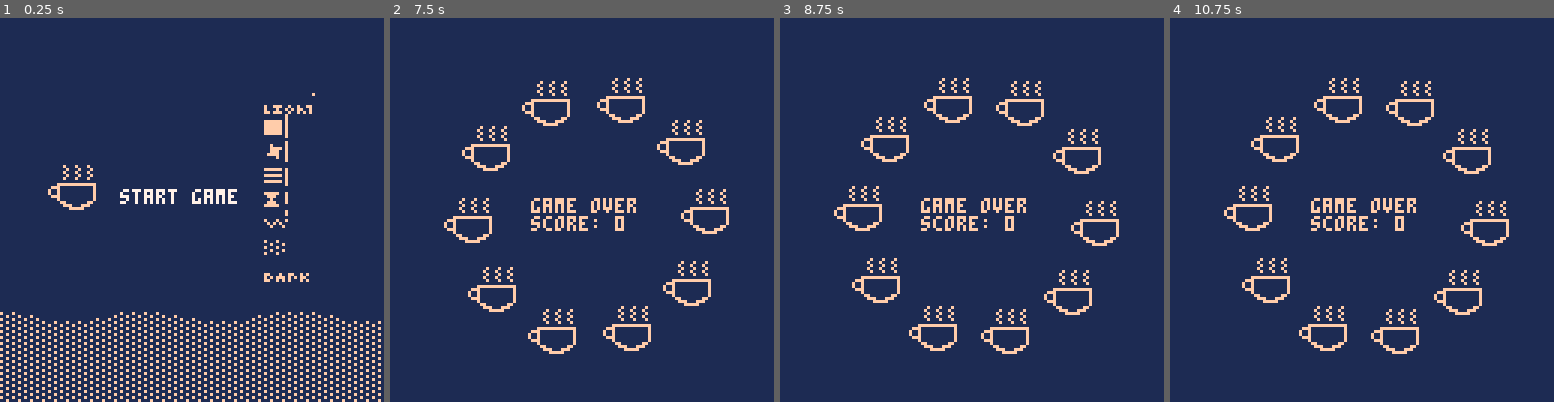
Above: before the commit, frames 1-4 (left to right).
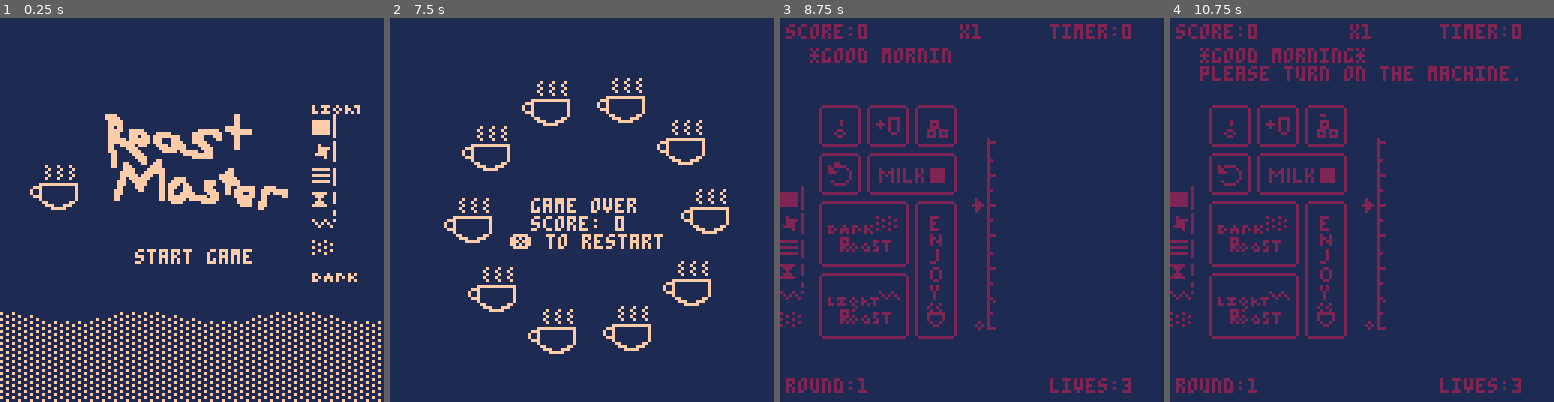
Above: after the commit, the same moments.

Repository: ianquill/brewbyte
Game: PICO-8 cartridge coffee_v09.p8
Same seed, same stepped clock (60 frames per second), same inputs: the game is played once before the commit and once after it.
Inputs:
- Up to frame 1 (0.25 s): no input
- Up to frame 2 (7.5 s): tap X (X key) at 0.33, 1.07, 1.85, 2.97, 4.08, 5.2, 6.32, 7.43 s; hold Right 1.6-2.1 s; hold Up 2.15-2.42 s; hold Right 2.47-3.03 s; hold Left 3.08-3.58 s; hold Down 3.63-3.97 s; hold Right 4.02-4.68 s; hold Up 4.73-5.03 s; hold Left 5.08-5.68 s; hold Down 5.73-6.03 s; hold Right 6.08-6.58 s; hold Right 6.63-7.13 s; hold Up 7.18-7.45 s
- Up to frame 3 (8.75 s): hold Right 7.5-8.07 s; hold Left 8.12-8.62 s; tap X (X key) at 8.55 s; hold Down from 8.67 s (still down)
- Up to frame 4 (10.75 s): release Down at 9 s; hold Right 9.05-9.72 s; tap X (X key) at 9.67 s; hold Up 9.77-10.07 s; hold Left 10.12-10.72 s

The runs differ from the first frame. In frame 1, 7.1% of the frame differs, in the area x 7-94%, y 19-69%; in frame 2, 0.7%; in frame 3, 13%; in frame 4, 15%, in the area x 0-92%, y 1-98%.

Commit message:
lydon sfx fixes, main menu created

Diff:
--- a/coffee_v09.p8
+++ b/coffee_v09.p8
@@ -85,10 +85,12 @@
 		machine_on=not machine_on
 		if machine_on==false then
 			music(-1)
+			sfx(30)
 		else
 			music(11)
-		end
-		sfx(32)
+			sfx(32)
+		end
+
 		if gamemode=="game" then
 			dialogue_status="order"
 			order_str="hello, i would like "..tones_str[order]
@@ -532,7 +534,9 @@
 			music(20)
 		end
 	elseif gamemode=="gameover" then
-
+		if btnp(❎) then
+			_init()
+		end
 	end
 
 	if gamemode=="game" then
@@ -678,12 +682,22 @@
 		cls(1)
 		map(16)
 
+		local sprite=85
+		local x=10
+		local y=50
+		if t%4==0 then
+			sprite=83
+		end
+
+		local hillz=sin(time())*2
+
+		spr(sprite,x,y+hillz,2,2)
 
 		for i=1,#main_menu_list do
-			print(main_menu_list[i],40,50+(i*7),7)
+			print(main_menu_list[i],45,70+(i*7),15)
 			--draw indicator next to it
 			if i==main_menu_selection then
-				--circ(40,50+i*7,2)
+				--circ(45,50+i*7,2)
 			end
 		end
 
@@ -696,6 +710,7 @@
 			map(32)
 			print("game over", 47, 60,15)
 			print("score: "..score)
+			print("❎ to restart",40,72)
 
 			--coffee sprite
 			local center=58
@@ -1057,14 +1072,14 @@
 1010101010101010101010101010101000000000000000000000000000000000101010101010101010101010101010100000000000000000000000000000000000000000000000000000000000000000000000000000000000000000000000000000000000000000000000000000000000000000000000000000000000000000
 1010101010101010101010101010101000000000000000000000000000000000101010101010101010101010101010100000000000000000000000000000000000000000000000000000000000000000000000000000000000000000000000000000000000000000000000000000000000000000000000000000000000000000
 1010101010101010101010101010101000000000000000000000000000000000101010101010101010101010101010100000000000000000000000000000000000000000000000000000000000000000000000000000000000000000000000000000000000000000000000000000000000000000000000000000000000000000
-1001020302030238101010101010101000000000000000000000007576770000101010101010101010101010101010100000000000000000000000000000000000000000000000000000000000000000000000000000000000000000000000000000000000000000000000000000000000000000000000000000000000000000
-1011121305130635101010101010101000000000000000000000006200000000101010101010101010101010101010100000000000000000000000000000000000000000000000000000000000000000000000000000000000000000000000000000000000000000000000000000000000000000000000000000000000000000
-10212223222022360d1010101010101000000000000000000000007200000000101010101010101010101010101010100000000000000000000000000000000000000000000000000000000000000000000000000000000000000000000000000000000000000000000000000000000000000000000000000000000000000000
-10110413070860351d1010101010101000005354000000000000004100000000101010101010101010101010101010100000000000000000000000000000000000000000000000000000000000000000000000000000000000000000000000000000000000000000000000000000000000000000000000000000000000000000
-62212220223022362d1010101010101000006364000000000000005100000000101010101010101010101010101010100000000000000000000000000000000000000000000000000000000000000000000000000000000000000000000000000000000000000000000000000000000000000000000000000000000000000000
-7211737471131a353d1010101010101000000000000000000000006100000000101010101010101010101010101010100000000000000000000000000000000000000000000000000000000000000000000000000000000000000000000000000000000000000000000000000000000000000000000000000000000000000000
-4111242526132a350c1010101010101000000000000000000000007100000000101010101010101010101010101010100000000000000000000000000000000000000000000000000000000000000000000000000000000000000000000000000000000000000000000000000000000000000000000000000000000000000000
-5121222222343a351c1010101010101000000000000000000000007374000000101010101010101010101010101010100000000000000000000000000000000000000000000000000000000000000000000000000000000000000000000000000000000000000000000000000000000000000000000000000000000000000000
+1001020302030238101010101010101000000000000000000000000000757600101010101010101010101010101010100000000000000000000000000000000000000000000000000000000000000000000000000000000000000000000000000000000000000000000000000000000000000000000000000000000000000000
+101112130513063510101010101010100000000048494a4b4c4d4e4f00620000101010101010101010101010101010100000000000000000000000000000000000000000000000000000000000000000000000000000000000000000000000000000000000000000000000000000000000000000000000000000000000000000
+10212223222022360d101010101010100000000058595a5b5c5d5e5f00720000101010101010101010101010101010100000000000000000000000000000000000000000000000000000000000000000000000000000000000000000000000000000000000000000000000000000000000000000000000000000000000000000
+10110413070860351d101010101010100000000068696a6b6c6d6e6f00410000101010101010101010101010101010100000000000000000000000000000000000000000000000000000000000000000000000000000000000000000000000000000000000000000000000000000000000000000000000000000000000000000
+62212220223022362d101010101010100070700078797a7b7c7d7e7f00510000101010101010101010101010101010100000000000000000000000000000000000000000000000000000000000000000000000000000000000000000000000000000000000000000000000000000000000000000000000000000000000000000
+7211737471131a353d1010101010101000707000000000000000000000610000101010101010101010101010101010100000000000000000000000000000000000000000000000000000000000000000000000000000000000000000000000000000000000000000000000000000000000000000000000000000000000000000
+4111242526132a350c1010101010101000000000000000000000000000710000101010101010101010101010101010100000000000000000000000000000000000000000000000000000000000000000000000000000000000000000000000000000000000000000000000000000000000000000000000000000000000000000
+5121222222343a351c1010101010101000000000000000000000000000737400101010101010101010101010101010100000000000000000000000000000000000000000000000000000000000000000000000000000000000000000000000000000000000000000000000000000000000000000000000000000000000000000
 6111757650131b352c1010101010101000000000000000000000000000000000101010101010101010101010101010100000000000000000000000000000000000000000000000000000000000000000000000000000000000000000000000000000000000000000000000000000000000000000000000000000000000000000
 7111272829132b353c1010101010101000000000000000000000000000000000101010101010101010101010101010100000000000000000000000000000000000000000000000000000000000000000000000000000000000000000000000000000000000000000000000000000000000000000000000000000000000000000
 1031323232333237101000000000001000000000000000000000000000000000101010101010101010101010101010100000000000000000000000000000000000000000000000000000000000000000000000000000000000000000000000000000000000000000000000000000000000000000000000000000000000000000
Not shown, changed: 32 lines of the sprite sheet (__gfx__) section of coffee_v09.p8
Not shown, changed: the sound effects (__sfx__) section of coffee_v09.p8
